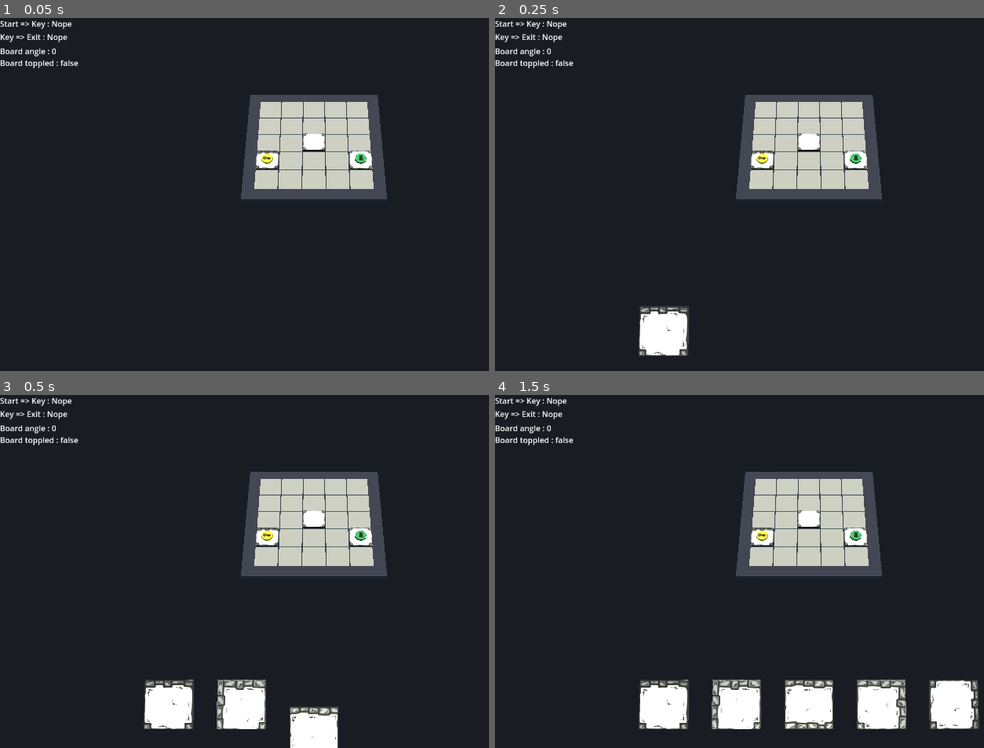
Above: before the commit, frames 1-4 (two rows, left to right).
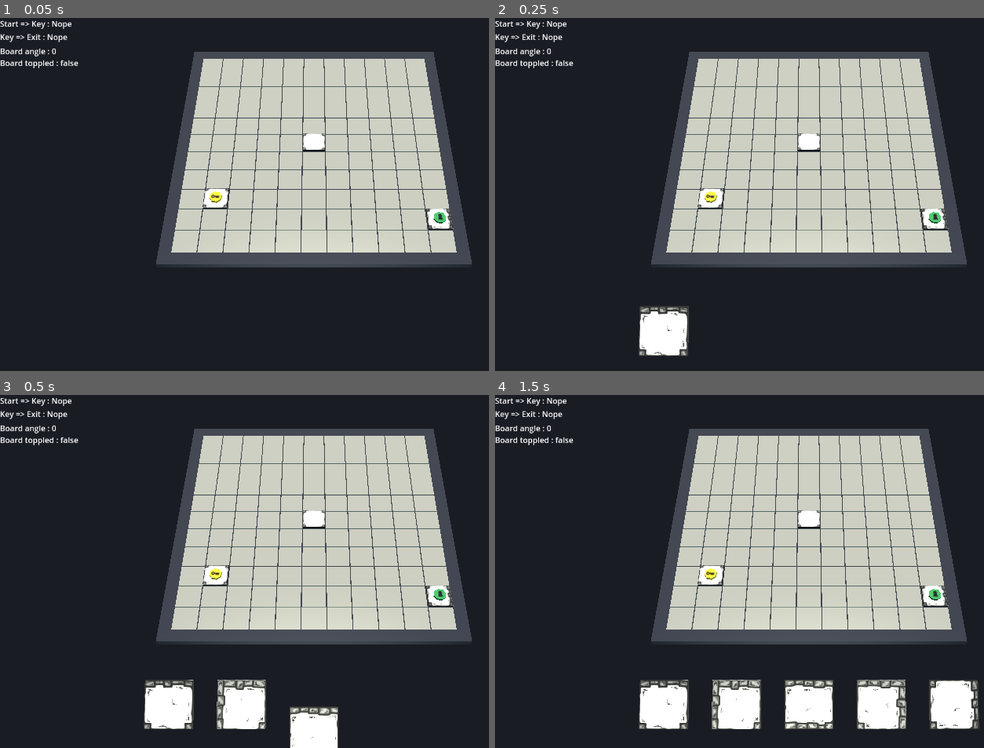
Above: after the commit, the same moments.

Repository: Cybierre-Koffee-Studio/GameOff2023
Game: Godot game, scene res://scenes/main.tscn
The game is run twice, just before and just after one commit, with the same random seed, the same clock (stepped at 60 frames per second) and the same inputs.
Inputs (mouse positions are in pixels of both pictures, inside the frame that each line leads up to):
- Up to frame 1 (0.05 s): no input
- Up to frame 2 (0.25 s): no input
- Up to frame 3 (0.5 s): no input
- Up to frame 4 (1.5 s): tap Enter (ui_accept) at 0.5, 0.77, 1.25 s; move the mouse to (944, 553) at 0.52 s; hold D (AllerADroite) 0.53-1.28 s; tap S (Reculer) at 0.6 s; click (944, 553) at 0.67 s; move the mouse to (685, 589) at 1.27 s; hold Down (ui_down) from 1.28 s (still down); tap E (rotaCamDroite) at 1.35 s; click (685, 589) at 1.42 s

The runs differ from the first frame. In frame 1, 29% of the frame differs, in the area x 31-97%, y 9-71%; in frame 2, 29%; in frame 3, 29%; in frame 4, 29%.

Commit message:
Ecran de game over

Diff:
--- /dev/null
+++ b/godot/HUD/GameOverScreen/game_over.gd
@@ -0,0 +1,6 @@
+extends Control
+
+signal replay(game_over_screen)
+
+func _on_button_replay_pressed():
+    emit_signal("replay", self)
--- /dev/null
+++ b/godot/HUD/GameOverScreen/game_over.tscn
@@ -0,0 +1,49 @@
+[gd_scene load_steps=3 format=3 uid="uid://dobrenmdj124y"]
+
+[ext_resource type="Script" path="res://HUD/GameOverScreen/game_over.gd" id="1_5iat4"]
+
+[sub_resource type="LabelSettings" id="LabelSettings_fyii7"]
+font_size = 50
+
+[node name="GameOver" type="Control"]
+layout_mode = 3
+anchors_preset = 15
+anchor_right = 1.0
+anchor_bottom = 1.0
+grow_horizontal = 2
+grow_vertical = 2
+mouse_force_pass_scroll_events = false
+script = ExtResource("1_5iat4")
+
+[node name="CanvasLayer" type="CanvasLayer" parent="."]
+
+[node name="LabelGameOver" type="Label" parent="CanvasLayer"]
+offset_left = 147.0
+offset_top = 78.0
+offset_right = 445.0
+offset_bottom = 150.0
+text = "GAME OVER"
+label_settings = SubResource("LabelSettings_fyii7")
+
+[node name="ButtonReplay" type="Button" parent="CanvasLayer"]
+offset_left = 825.0
+offset_top = 259.0
+offset_right = 1073.0
+offset_bottom = 342.0
+text = "Replay"
+
+[node name="ButtonInfos" type="Button" parent="CanvasLayer"]
+offset_left = 826.0
+offset_top = 361.0
+offset_right = 1074.0
+offset_bottom = 444.0
+text = "Infos"
+
+[node name="ButtonCredits" type="Button" parent="CanvasLayer"]
+offset_left = 827.0
+offset_top = 463.0
+offset_right = 1075.0
+offset_bottom = 546.0
+text = "Credits"
+
+[connection signal="pressed" from="CanvasLayer/ButtonReplay" to="." method="_on_button_replay_pressed"]
--- /dev/null
+++ b/godot/HUD/MenuScreen/menu_screen.gd
@@ -0,0 +1 @@
+extends Control
--- a/godot/HUD/MenuScreen/menu_screen.tscn
+++ b/godot/HUD/MenuScreen/menu_screen.tscn
@@ -1,4 +1,6 @@
-[gd_scene load_steps=2 format=3 uid="uid://do2sjedtusevy"]
+[gd_scene load_steps=3 format=3 uid="uid://do2sjedtusevy"]
+
+[ext_resource type="Script" path="res://HUD/MenuScreen/menu_screen.gd" id="1_k3es7"]
 
 [sub_resource type="LabelSettings" id="LabelSettings_ukjw4"]
 font_size = 50
@@ -10,6 +12,7 @@
 anchor_bottom = 1.0
 grow_horizontal = 2
 grow_vertical = 2
+script = ExtResource("1_k3es7")
 
 [node name="ColorRect" type="ColorRect" parent="."]
 layout_mode = 1
--- a/godot/scenes/board/board.gd
+++ b/godot/scenes/board/board.gd
@@ -247,7 +247,7 @@
     var new_angle = snapped(rotation_degrees.z - angle,0.01)
     tween.tween_property(self, "rotation_degrees:z", new_angle, 0.6).set_trans(Tween.TRANS_BACK).set_ease(Tween.EASE_OUT).set_delay(0.6)
     emit_signal("board_tipped", new_angle)
-    if abs(new_angle) > GRID_SIZE/2 + 1 :
+    if abs(new_angle) > GRID_SIZE*4/5 :
         emit_signal("board_toppled")
 
 func on_tile_selected(tile):
--- a/godot/scenes/board/pathfinding_service.gd
+++ b/godot/scenes/board/pathfinding_service.gd
@@ -6,9 +6,10 @@
 
 func init_astar_grid():
     astar_grid = AStarGrid2D.new()
+    astar_grid.diagonal_mode = AStarGrid2D.DIAGONAL_MODE_NEVER
+    # On utilise l'heuristique Manhattan parce qu'on n'autorise pas les déplacements en diagonale
     astar_grid.default_compute_heuristic = AStarGrid2D.HEURISTIC_MANHATTAN
     astar_grid.default_estimate_heuristic = AStarGrid2D.HEURISTIC_MANHATTAN
-    astar_grid.diagonal_mode = AStarGrid2D.DIAGONAL_MODE_NEVER
     astar_grid.region = Rect2i(0, 0, size, size)
     astar_grid.update()
 
--- a/godot/scenes/global/global_vars.gd
+++ b/godot/scenes/global/global_vars.gd
@@ -1,5 +1,10 @@
 extends Node
 
-var selected_tile : Tile = null
-var selected_tile_rotation = 0
-var hand_size = 5
+var selected_tile : Tile
+var selected_tile_rotation
+var hand_size
+
+func _init():
+    hand_size = 5
+    selected_tile = null
+    selected_tile_rotation = 0
--- a/godot/scenes/hand/hand.gd
+++ b/godot/scenes/hand/hand.gd
@@ -4,16 +4,14 @@
 signal tile_selected
 
 const tile_scene = preload("res://scenes/tiles/tile.tscn")
-
 const possible_tiles : Array[Tile.TYPE] = [Tile.TYPE.CENTER, Tile.TYPE.CORNER, Tile.TYPE.CORRIDOR, Tile.TYPE.STRAIGHT]
-var current_hand : Array[Tile]  = []
-
 const rotations = [0, 90, 180, 270]
+const selected_tile_scale = 2.6
+const selected_tile_position_shift = 0.6
 
 @onready var tile_markers : Array[Node3D] = [$Tile1, $Tile2, $Tile3, $Tile4, $Tile5]
 
-const selected_tile_scale = 2.6
-const selected_tile_position_shift = 0.6
+var current_hand : Array[Tile]  = []
 
 # Called when the node enters the scene tree for the first time.
 func _ready():
@@ -40,6 +38,11 @@
         tween.parallel().tween_property(tile, "position:z", tile.position.z - 30, 0.3).set_trans(Tween.TRANS_CUBIC).set_ease(Tween.EASE_OUT).set_delay(i * 0.15)
         i += 1
 
+func discard_hand():
+    for t in current_hand :
+        t.queue_free()
+    current_hand = []
+
 func on_select_tile(tile):
     if GlobalVars.selected_tile != null && tile.can_move:
         var tween = create_tween()
@@ -59,8 +62,5 @@
     GlobalVars.selected_tile.position.z += selected_tile_position_shift
     tile.can_rotate = false
     current_hand.erase(tile)
-    GlobalVars.selected_tile = null
-    for t in current_hand :
-        t.queue_free()
-    current_hand = []
+    discard_hand()
     deal_hand(GlobalVars.hand_size)
--- a/godot/scenes/main.gd
+++ b/godot/scenes/main.gd
@@ -1,16 +1,46 @@
 extends Node3D
 
+const board_scene = preload("res://scenes/board/board.tscn")
+const hud_scene = preload("res://HUD/GameHUD/game_hud.tscn")
+const hand_scene = preload("res://scenes/hand/hand.tscn")
+const game_over_scene = preload("res://HUD/GameOverScreen/game_over.tscn")
+
+@onready var hand : Hand = $Hand
+@onready var board : Board = $Plateau
+@onready var hud = $GameHUD
 
 # Called when the node enters the scene tree for the first time.
 func _ready():
-    $Plateau.connect("has_path_start_key", $GameHUD.on_has_start_key_path)
-    $Plateau.connect("has_path_key_exit", $GameHUD.on_has_key_exit_path)
-    $Plateau.connect("board_tipped", $GameHUD.on_board_tipped)
-    $Plateau.connect("board_toppled", $GameHUD.on_board_toppled)
-    $Plateau.connect("tile_placed", $Hand.on_tile_placed)
-    $Hand.connect("tile_selected", $Plateau.on_tile_selected)
-    pass # Replace with function body.
+    init()
 
-# Called every frame. 'delta' is the elapsed time since the previous frame.
-func _process(_delta):
-    pass
+func init():
+    board.connect("has_path_start_key", hud.on_has_start_key_path)
+    board.connect("has_path_key_exit", hud.on_has_key_exit_path)
+    board.connect("board_tipped", hud.on_board_tipped)
+    board.connect("board_toppled", hud.on_board_toppled)
+    board.connect("board_toppled", on_board_toppled)
+    board.connect("tile_placed", hand.on_tile_placed)
+    hand.connect("tile_selected", board.on_tile_selected)
+
+func on_replay(game_over_screen):
+    game_over_screen.queue_free()
+    board.queue_free()
+    hud.queue_free()
+
+    GlobalVars._init()
+
+    board = board_scene.instantiate()
+    add_child(board)
+    hud = hud_scene.instantiate()
+    add_child(hud)
+    hand.discard_hand()
+    hand.deal_hand(GlobalVars.hand_size)
+    init()
+
+func game_over():
+    var game_over_instance = game_over_scene.instantiate()
+    game_over_instance.connect("replay", on_replay)
+    add_child(game_over_instance)
+
+func on_board_toppled():
+    game_over()
--- a/godot/scenes/main.tscn
+++ b/godot/scenes/main.tscn
@@ -43,7 +43,6 @@
 light_energy = 1.104
 
 [node name="Plateau" parent="." instance=ExtResource("2_8jvwn")]
-GRID_SIZE = 5
 
 [node name="Hand" parent="." instance=ExtResource("2_cdqrf")]
 transform = Transform3D(0.8, 0, 0, 0, 0.69282, -0.4, 0, 0.4, 0.69282, 0, 0, 11)
